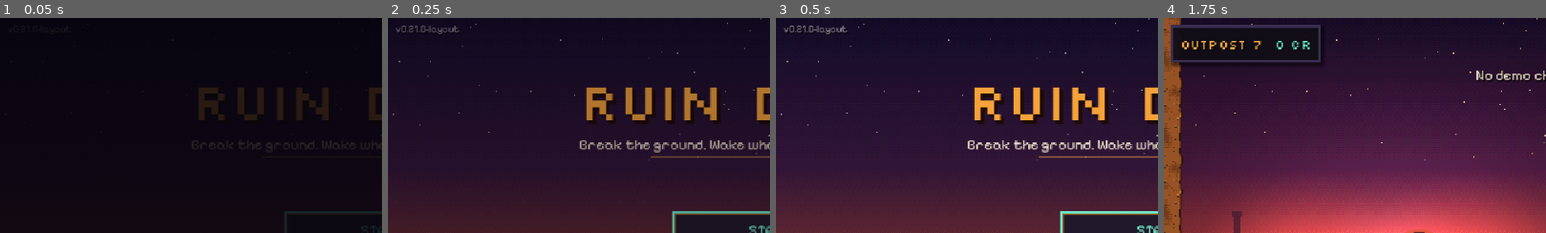
Above: before the commit, frames 1-4 (left to right).
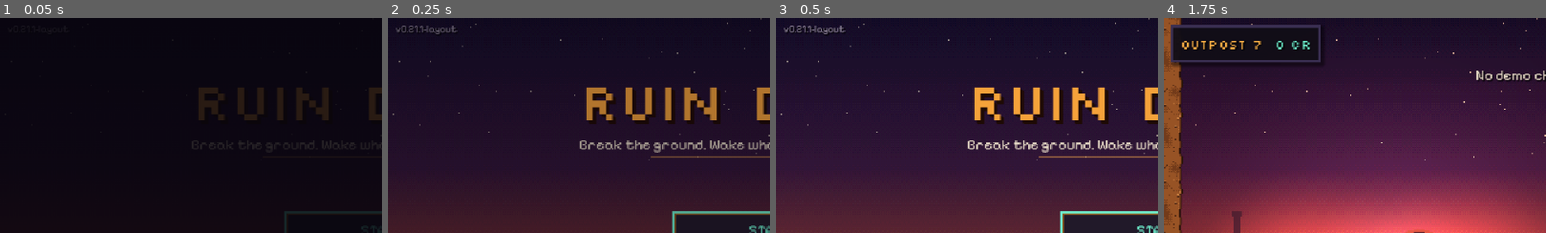
Above: after the commit, the same moments.

Repository: narmanb/ruindigger
Game: Godot game, scene res://src/main.tscn
The game is run twice, just before and just after one commit, with the same random seed, the same clock (stepped at 60 frames per second) and the same inputs.
Inputs (mouse positions are % of the whole screen's width and height, from its top left):
- Up to frame 1 (0.05 s): no input
- Up to frame 2 (0.25 s): no input
- Up to frame 3 (0.5 s): no input
- Up to frame 4 (1.75 s): click "START" at 0.5 s; tap Enter (ui_accept) at 1.25 s; move the mouse to (72, 45) at 1.27 s; hold D (move_right) from 1.28 s (still down); tap B (bolt) at 1.35 s; click (72, 45) at 1.42 s; tap Space (jump) at 1.52 s; tap K (charge) at 1.55 s
The pictures show only the part of the screen within x 0-50%, y 0-50%; the shares and areas given below are measured in that part.

The runs differ from the first frame. In frame 2, 0.1% of the frame differs, in the area x 8-19%, y 3-8%; in frame 3, 0.2%; in frame 4, nothing differs.

Commit message:
0.21.1-layout: brute charge fixed, winded after a miss, one-second turn; scanline fix
The brute's charge was cut short after ~3 cells: on_floor flickered (it
fell a sliver into its own cell every other frame) and the charge ended
"in the air". Ground is now a direct check under the feet. A charge that
misses ends in a 1.5 s winded state with the plate down; turning takes
1 s with new frames (the plate swings across the front). The old charge
test re-forced CHARGE every frame, hiding the bug; it no longer does.
The panel-title scanline no longer draws past the end of its line.

Co-Authored-By: Claude Opus 5.5 <noreply@anthropic.com>
Claude-Session: https://claude.ai/code/session_0138F4YaTEPgDVVqendzF1M8

Diff:
--- a/assets/gen/sprites_meta.json
+++ b/assets/gen/sprites_meta.json
@@ -195,6 +195,10 @@
    "hurt": [
     14,
     1
+   ],
+   "turn": [
+    15,
+    7
    ]
   }
  },
--- a/project.godot
+++ b/project.godot
@@ -7,7 +7,7 @@
 
 config/name="Ruin Digger"
 config/description="Break the ground. Wake what lies below. Get out richer."
-config/version="0.21.0-layout"
+config/version="0.21.1-layout"
 run/main_scene="res://src/main.tscn"
 config/features=PackedStringArray("4.6", "GL Compatibility")
 config/icon="res://icon.svg"
--- a/src/autoload/balance.gd
+++ b/src/autoload/balance.gd
@@ -499,7 +499,7 @@
 const BRUTE_CHARGE_SPEED := 150.0
 const BRUTE_SIGHT := 12              # cells
 const BRUTE_FORGET := 5.0            # s without sight or noise before it stops hunting
-const BRUTE_TURN := 0.55             # s to turn around (its back is exposed meanwhile)
+const BRUTE_TURN := 1.0              # s to turn around: the plate swings across its front; its back is open all the while
 const BRUTE_DAMAGE := 24.0           # shove with the plate
 const BRUTE_WINDUP := 0.45
 const BRUTE_ATTACK_COOLDOWN := 1.4
@@ -509,6 +509,9 @@
 const BRUTE_CHARGE_TIME := 1.6
 const BRUTE_CHARGE_DAMAGE := 30.0
 const BRUTE_CHARGE_COOLDOWN := 5.0
+const BRUTE_WINDED := 1.5            # s winded, plate down, after a charge that missed you
+const BRUTE_SKID := 0.35             # s of the winded time spent skidding to a stop
+const BRUTE_AIR_GRACE := 0.2         # s off the ground before a charge counts as gone over an edge
 const BRUTE_SLAM_STUN := 2.5         # s stunned after charging into rock it cannot break
 const BRUTE_SMASH := 0.7             # s to break through sediment, rubble or cracked rock in its way
 const BRUTE_RUBBLE_DAMAGE := 55.0    # falling rock ignores the plate
--- a/src/enemies/brute.gd
+++ b/src/enemies/brute.gd
@@ -7,10 +7,13 @@
 ##   - drop a ceiling on it (falling rock ignores the plate and stuns it)
 ##   - stick a charge to its back, or let a blast go off behind it
 ##   - bait its charge into rock it cannot break: it stuns itself
+##   - dodge its charge: when it misses, it skids and stands winded, plate down
+## Turning round takes it a full second (the plate swings across its front),
+## and its back is open all the while.
 ## It walks on floors, steps up one-cell ledges, falls off edges, and smashes
 ## through sediment, rubble and cracked rock in its way. It cannot climb.
 
-enum S { IDLE, HUNT, TURN, WINDUP, BRACE, CHARGE, SMASH, STUNNED, DEAD }
+enum S { IDLE, HUNT, TURN, WINDUP, BRACE, CHARGE, SMASH, STUNNED, WINDED, DEAD }
 
 const HALF := Vector2(12, 15)      # collision half extents (24 x 30: the digger is 11 x 26)
 
@@ -34,6 +37,8 @@
 var smash_cells: Array[Vector2i] = []
 var slams := 0
 var blocked_hits := 0
+var winded_n := 0                 # charges that missed and left it winded (tests)
+var _air_t := 0.0                 # s continuously off the ground
 var spr: Sprite2D
 var mat: ShaderMaterial
 var eye_glow: Sprite2D
@@ -45,7 +50,7 @@
 	spr = Sprite2D.new()
 	spr.texture = load("res://assets/gen/brute.png")
 	spr.hframes = 4
-	spr.vframes = 4
+	spr.vframes = 6
 	spr.offset = Vector2(0, -5)        # frame 48x40, feet at y=38: body centre sits 5 px lower than the frame's
 	mat = ShaderMaterial.new()
 	mat.shader = load("res://src/fx/flash.gdshader")
@@ -116,7 +121,7 @@
 
 ## Drilling and blasts draw it, like the crawlers.
 func hear(pos: Vector2, radius_cells: float) -> void:
-	if state in [S.DEAD, S.STUNNED, S.CHARGE, S.BRACE]:
+	if state in [S.DEAD, S.STUNNED, S.WINDED, S.CHARGE, S.BRACE]:
 		return
 	if pos.distance_to(global_position) <= radius_cells * Balance.CELL:
 		target_x = pos.x
@@ -186,9 +191,24 @@
 				mine.shake(0.4)
 				charge_cd = Balance.BRUTE_CHARGE_COOLDOWN
 				_go(S.HUNT)
-			elif state_t >= Balance.BRUTE_CHARGE_TIME or not on_floor and state_t > 0.3:
+			elif _air_t > Balance.BRUTE_AIR_GRACE:
+				# ran off an edge: it falls, no skid
 				charge_cd = Balance.BRUTE_CHARGE_COOLDOWN
 				_go(S.HUNT)
+			elif state_t >= Balance.BRUTE_CHARGE_TIME:
+				# missed you: it skids to a stop and stands winded, plate down
+				charge_cd = Balance.BRUTE_CHARGE_COOLDOWN
+				winded_n += 1
+				_go(S.WINDED)
+				Audio.play_at("land", global_position, -2.0, 0.2, 0.0)
+				mine.tell_once("t_winded", "THE BRUTE IS WINDED - its plate is down, hit it now!")
+		S.WINDED:
+			if state_t < Balance.BRUTE_SKID:
+				want = facing * Balance.BRUTE_CHARGE_SPEED * (1.0 - state_t / Balance.BRUTE_SKID)
+				if randf() < 0.5:
+					mine.fx.dust(global_position + Vector2(facing * 6, HALF.y), Color(0.8, 0.7, 0.55), 2)
+			if state_t >= Balance.BRUTE_WINDED:
+				_go(S.HUNT if forget_t > 0.0 else S.IDLE)
 		S.SMASH:
 			if randf() < 0.3 and not smash_cells.is_empty():
 				mine.fx.chips(grid.cell_center(smash_cells[0]), Vector2(-facing, -0.4), Color(0.75, 0.65, 0.5))
@@ -246,8 +266,12 @@
 			var snap := floorf((foot + vel.y * delta) / Balance.CELL) * Balance.CELL - HALF.y
 			if snap >= global_position.y - 0.5 and _free(Vector2(global_position.x, snap)):
 				global_position.y = snap
-			on_floor = true
 		vel.y = 0.0
+	# standing is a direct check a pixel under the feet: falling a sliver into
+	# its own cell every other frame used to read as "in the air" and cut its
+	# charge short after three cells
+	on_floor = not _free(global_position + Vector2(0, 1.0))
+	_air_t = 0.0 if on_floor else _air_t + delta
 	if want == 0.0 or state in [S.STUNNED, S.DEAD]:
 		return
 	var dir := 1 if want > 0.0 else -1
@@ -310,7 +334,7 @@
 
 ## Does a hit from `from` land on the plate?
 func plate_blocks(from: Vector2) -> bool:
-	if state == S.STUNNED or state == S.DEAD:
+	if state in [S.STUNNED, S.WINDED, S.DEAD]:
 		return false
 	return signi(int(signf(from.x - global_position.x))) == facing
 
@@ -401,23 +425,29 @@
 		S.SMASH:
 			anim = "attack"
 			rate = 5.0
-		S.STUNNED:
+		S.STUNNED, S.WINDED:
 			anim = "stun"
-			rate = 5.0
-	if flash > 0.5:
+			rate = 5.0 if state == S.STUNNED else 3.0
+	if flash > 0.5 and state != S.TURN:
 		anim = "hurt"
 	var a: Array = anims.get(anim, [0, 4])
 	var t := state_t if state == S.WINDUP else anim_t
 	spr.frame = int(a[0]) + int(t * rate) % int(a[1])
-	# half-way through a turn it shows its back, so the turn reads
+	# turning: the plate swings across its front, frame by frame with the turn
 	var face := facing
-	if state == S.TURN and state_t > Balance.BRUTE_TURN * 0.5:
-		face = -facing
-	spr.flip_h = face < 0
+	var turn_k := 0.0
+	if state == S.TURN:
+		var ta: Array = anims.get("turn", [0, 1])
+		turn_k = clampf(state_t / Balance.BRUTE_TURN, 0.0, 1.0)
+		spr.frame = int(ta[0]) + mini(int(ta[1]) - 1, int(turn_k * float(ta[1])))
+		if turn_k > 0.5:
+			face = -facing
+	spr.flip_h = facing < 0
 	spr.position = Vector2(randf_range(-1, 1), 0).round() if state in [S.BRACE, S.SMASH] else Vector2.ZERO
 	mat.set_shader_parameter("flash", clampf(flash, 0.0, 0.6 if Settings.reduced_flashing() else 1.0))
-	eye_glow.global_position = global_position + Vector2(face * 8, -HALF.y - 1)
-	eye_glow.visible = state != S.STUNNED
+	var eye_x := float(face) * 8.0 * absf(1.0 - 2.0 * turn_k) if state == S.TURN else float(face) * 8.0
+	eye_glow.global_position = global_position + Vector2(eye_x, -HALF.y - 1)
+	eye_glow.visible = state not in [S.STUNNED, S.WINDED]
 	eye_glow.modulate = Color(1.0, 0.2, 0.2, 0.85) if state in [S.HUNT, S.BRACE, S.CHARGE, S.WINDUP, S.SMASH, S.TURN] else Color(1.0, 0.45, 0.2, 0.4)
 	queue_redraw()
 
--- a/src/ui/ui_kit.gd
+++ b/src/ui/ui_kit.gd
@@ -168,8 +168,12 @@
 		draw_rect(Rect2(0, 1, w, 1), Color(color.r, color.g, color.b, 0.25))
 		for i in range(0, int(w), 8):
 			draw_rect(Rect2(i, 0, 1, 3), Color(color.r, color.g, color.b, 0.35))
+		# the sweep enters and leaves at the ends: clipped to the line, never past it
 		var x := fmod(t * 60.0, w + 30.0) - 30.0
-		draw_rect(Rect2(x, 0, 30, 3), Color(color.r, color.g, color.b, 0.7))
+		var x0 := maxf(0.0, x)
+		var x1 := minf(w, x + 30.0)
+		if x1 > x0:
+			draw_rect(Rect2(x0, 0, x1 - x0, 3), Color(color.r, color.g, color.b, 0.7))
 
 
 static func touch_scrollbar(scroll: ScrollContainer) -> void:
--- a/src/world/codex_data.gd
+++ b/src/world/codex_data.gd
@@ -14,7 +14,7 @@
 	{"id": "sentry", "name": "Ruin Sentry",
 		"text": "A turret left by the old builders. Its eye is cyan while dormant, pulses amber with a rising beep when it sp …(198 unchanged characters)…
 	{"id": "brute", "name": "Shielded Brute",
-		"text": "A big, slow walker behind a tall front plate. Drill and blast damage from the front mostly glances off. Its back is soft, and it turns slowly.\n\nFalling rock, lava, gas and water ignore the plate. If it charges into rock it can't break, it stuns itself and the plate drops.\n\nIt smashes through soft rock, steps …(63 unchanged characters)…
+		"text": "A big, slow walker behind a tall front plate. Drill and blast damage from the front mostly glances off. Its back is soft, and turning round takes it a full second, back open all the while.\n\nWhen it braces, it's about to charge: dodge, and it skids to a stop winded, plate down. If it charges into rock it can't break, it stuns itself. Falling rock, lava, gas and water ignore the plate.\n\nIt smashes through soft rock, steps …(63 unchanged characters)…
 	{"id": "flier", "name": "Flier",
 		"text": "A rare moth-drone. It hunts like a crawler, by sight, noise and lures, but it flies: shafts, caverns and open water don't stop it.\n\nIt's fragile and never tunnels."},
 	{"id": "burrower", "name": "Burrower",
@@ -87,6 +87,7 @@
 	"codex": "New codex entries can be read from the pause menu or the title screen.",
 	"t_eater": "A bomb-eater swallowed your explosive and came back with it.",
 	"t_slam": "A brute that charges into rock it can't break stuns itself, and its plate drops.",
+	"t_winded": "A brute that misses with its charge stands winded for a moment, plate down.",
 	"t_plate": "A brute's plate stops your drill. Get behind it, or bring the roof down.",
 	"t_quench": "A salamander quenched by water sets into stone, with aetherite inside.",
 	"t_spore": "A spore pod bursts into gas. A blast would have set it alight.",
--- a/tests/fun_pass.gd
+++ b/tests/fun_pass.gd
@@ -17,7 +17,7 @@
 	# only=<section>: run one section (for chasing an intermittent failure)
 	if t.args.has("only"):
 		match String(t.args["only"]):
-			"roamers": await roamers(t)
+			"roamers", "brute": await roamers(t)
 			"roamers_b", "eater": await roamers_b(t)
 			"roamers_c": await roamers_c(t)
 			"charges": await charges(t)
@@ -1760,16 +1760,73 @@
 	b3.forget_t = 0.0
 	for k in 200:
 		await t._frames(1)
-		if b3.state == Brute.S.STUNNED:
-			break
 		if b3.state != Brute.S.CHARGE:
-			b3.state = Brute.S.CHARGE       # keep it charging until it meets the wall
-			b3.state_t = 0.0
+			break                          # one real charge has to get there on its own
 	t.check(not g.is_solid(pc.x + 9, pc.y) and not g.is_solid(pc.x + 9, pc.y - 1), "a charging brute goes straight through sediment")
 	t.check(b3.state == Brute.S.STUNNED and b3.slams == 1 and g.get_mat(pc.x + 14, pc.y) == Cell.HARD, "charging into basalt stuns it and leaves the rock standing")
 	t.check(not b3.plate_blocks(b3.global_position + Vector2(40, 0)), "after a slam the plate is down")
 	b3.queue_free()
 	mine.enemies.erase(b3)
+	floor_it.call()
+	await t._frames(3)
+	# --- 0.21: a charge that misses runs its full length, then it stands winded ---
+	pl.global_position = home + Vector2(-6 * 16, 0)
+	pl.velocity = Vector2.ZERO
+	var b5: Brute = mine.spawn_brute(Vector2i(pc.x, pc.y))
+	b5.facing = 1                         # charging away from you, into open floor
+	await t._frames(4)
+	var cx0 := b5.global_position.x
+	b5._go(Brute.S.CHARGE)
+	var charge_frames := 0
+	while b5.state == Brute.S.CHARGE and charge_frames < 300:
+		await t._frames(1)
+		charge_frames += 1
+	var ran := (b5.global_position.x - cx0) / 16.0
+	t.check(ran >= 12.0, "a charge runs its full length on open floor (%.1f cells in %.2f s)" % [ran, charge_frames / 60.0])
+	t.check(b5.state == Brute.S.WINDED and b5.winded_n == 1, "when it misses, it skids to a stop winded")
+	t.check(not b5.plate_blocks(b5.global_position + Vector2(40, 0)), "winded, its plate is down")
+	var whp := b5.hp
+	b5.last_hit = "drill"
+	b5.hit(20.0, b5.global_position + Vector2(40, 0))
+	t.check(is_equal_approx(whp - b5.hp, 20.0), "a hit from the front lands in full while it is winded")
+	var winded_for := 0.0
+	while b5.state == Brute.S.WINDED and winded_for < 4.0:
+		await t._frames(1)
+		winded_for += 1.0 / 60.0
+	t.check(winded_for >= Balance.BRUTE_WINDED - 0.2 and b5.state != Brute.S.WINDED, "and it gets its breath back after about %.1f s (%.2f s)" % [Balance.BRUTE_WINDED, winded_for])
+	b5.queue_free()
+	mine.enemies.erase(b5)
+	# --- 0.21: turning round takes a full second, with the plate swinging across ---
+	var b6: Brute = mine.spawn_brute(Vector2i(pc.x + 4, pc.y))
+	b6.facing = 1
+	b6.charge_cd = 99.0
+	pl.global_position = home
+	pl.velocity = Vector2.ZERO
+	await t._frames(2)
+	var turn_t := 0.0
+	var turn_frames := {}
+	var turn_meta: Array = SpriteDB.meta()["brute"]["anims"]["turn"]
+	var back_hit := false
+	for k in 240:
+		await t._frames(1)
+		if b6.state == Brute.S.TURN:
+			turn_t += 1.0 / 60.0
+			turn_frames[b6.spr.frame] = true
+			if not back_hit and turn_t > 0.6:
+				# halfway round, the digger (now behind its old facing) drills its back
+				var bh := b6.hp
+				b6.last_hit = "drill"
+				b6.hit(10.0, pl.global_position)
+				back_hit = is_equal_approx(bh - b6.hp, 10.0)
+		elif turn_t > 0.0:
+			break
+	t.check(turn_t >= Balance.BRUTE_TURN - 0.1 and b6.facing == -1, "turning round takes it about a second (%.2f s)" % turn_t)
+	t.check(turn_frames.size() >= int(turn_meta[1]) - 1, "and it shows the plate swinging across its front (%d of %d turn frames)" % [turn_frames.size(), int(turn_meta[1])])
+	t.check(back_hit, "its back is open while it turns")
+	b6.queue_free()
+	mine.enemies.erase(b6)
+	pl.global_position = home
+	pl.velocity = Vector2.ZERO
 	floor_it.call()
 	await t._frames(3)
 	# --- ledges and soft walls on the way to you ---
--- a/tests/shot.gd
+++ b/tests/shot.gd
@@ -94,7 +94,7 @@
 			if args.has("brute_state"):
 				br.set_physics_process(false)
 				br.state = int(args["brute_state"])
-				br.state_t = 0.3
+				br.state_t = float(args.get("brute_t", "0.3"))
 				br._visual()
 		# pooldemo=1: an eel in a small pool and a slag salamander beside it
 		if args.has("pooldemo"):
Binary file changed: assets/gen/brute.png
Not shown, changed: export_presets.cfg
Not shown, changed: CHANGELOG.md
